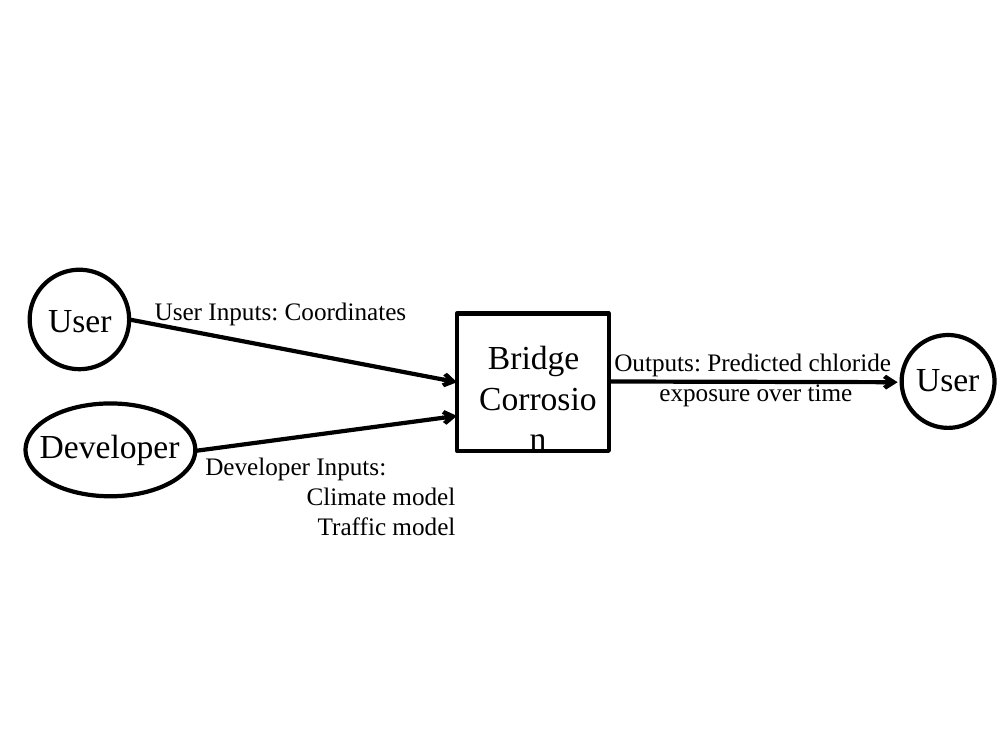
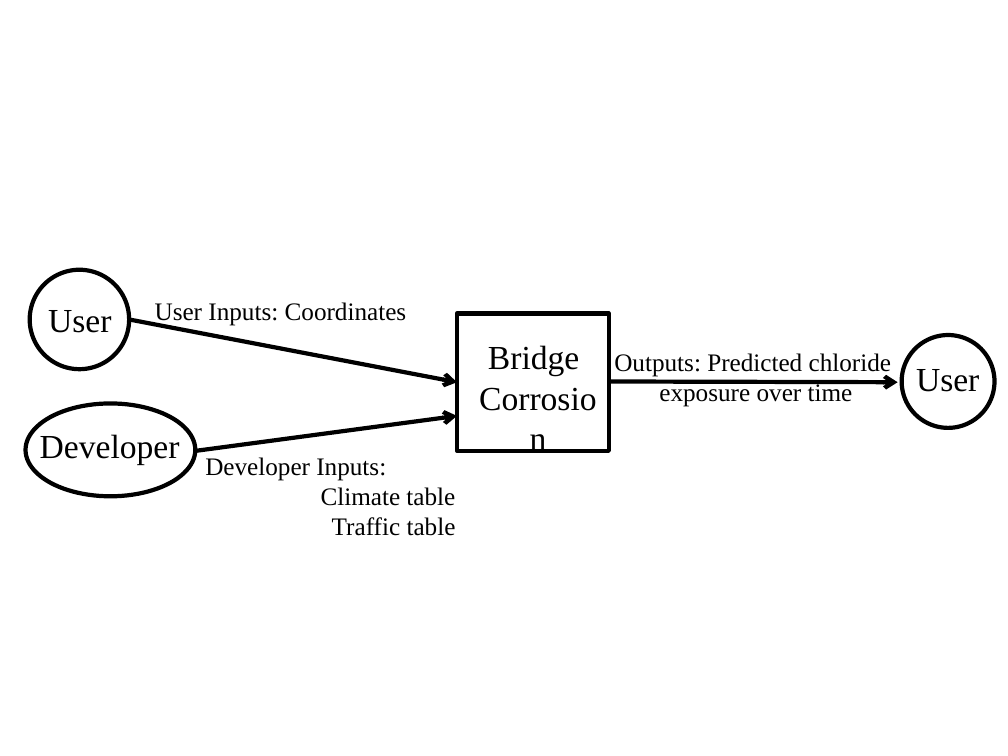
Before and after one commit to CynthiaLiu0805/BridgeChlorideExposurePredictor, a slide deck: slide 1 of docs/SRS/SystemContextFigure.pptx. Drawn at 1008x756 pixels with LibreOffice and Linux fonts; fonts in the diff are those of the drawing. Boxes give left, top, right and bottom in pixels: in the first picture for what was removed or moved away, otherwise in the second. Text is boxed around its words. In the diff, an @@ line names an element or a change of style, - is before the commit and + after.

```diff
--- a/docs/SRS/SystemContextFigure.pptx
+++ b/docs/SRS/SystemContextFigure.pptx
@@ text at box(321, 487, 456, 536): text changed @@
-Climate model
-Traffic model
+Climate table
+Traffic table
```
Also in this commit, not shown: 1 other file.
